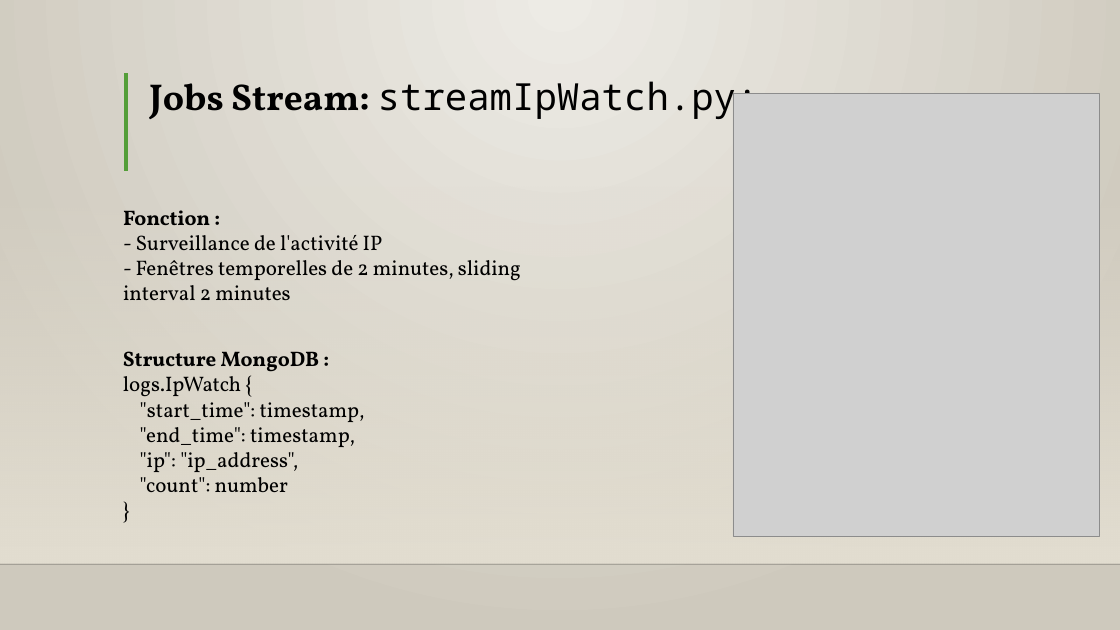
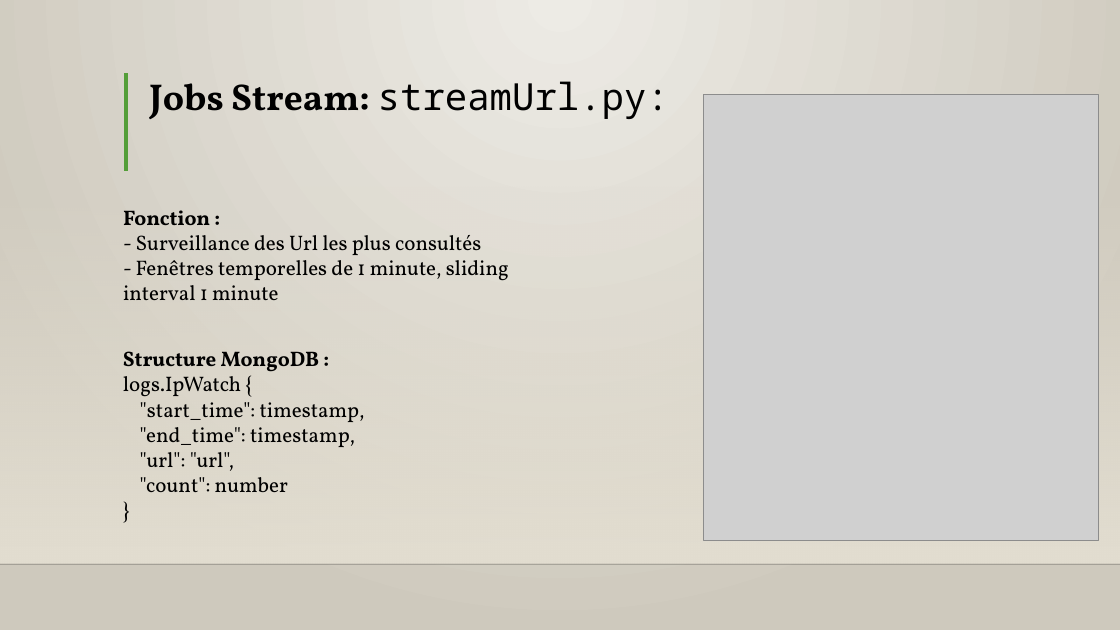
Before and after one commit to Lore9820/projet_architecture_distribue, a slide deck: slide 7 of presentation_projet_clement_lore.pptx. Drawn at 1120x630 pixels with LibreOffice and Linux fonts; fonts in the diff are those of the drawing; grey boxes stand for pictures; background and template pictures are left out. Boxes give left, top, right and bottom in pixels: in the first picture for what was removed or moved away, otherwise in the second. Text is boxed around its words. In the diff, an @@ line names an element or a change of style, - is before the commit and + after.

Commit message:
changes in presentation

```diff
--- a/presentation_projet_clement_lore.pptx
+++ b/presentation_projet_clement_lore.pptx
@@ title at (x1=149, y1=81, x2=669, y2=119): text changed @@
-Jobs Stream: streamIpWatch.py:
+Jobs Stream: streamUrl.py:
@@ picture resized from (x1=734, y1=93, x2=1100, y2=537) to (x1=704, y1=94, x2=1098, y2=540) @@
@@ text at (x1=123, y1=235, x2=509, y2=300): text changed @@
-- Surveillance de l'activité IP
-- Fenêtres temporelles de 2 minutes, sliding interval 2 minutes
+- Surveillance des Url les plus consultés
+- Fenêtres temporelles de 1 minute, sliding interval 1 minute
@@ text at (x1=140, y1=452, x2=234, y2=471): text changed @@
-"ip": "ip_address",
+"url": "url",
```
Also in this commit, not shown: 2 other slides changed.
